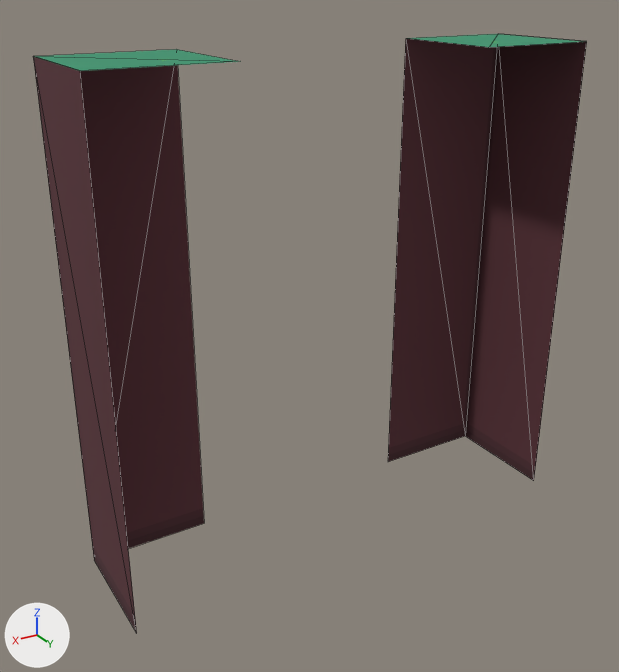
The glTF model Global_Resources/Mapping/3D/Below/Broko_Town/Exterior/Water_1/Models/Pit_Corner_Down.glb: old version first, new version second.
Rendered twice from a camera (50 mm lens) standing at (0.867, 1.731, 1.132) and looking at (0.049, 0.37, 0.451). The axes (+X, +Y, +Z) are drawn at lower left. The lights are the same throughout. The older version comes first. Mesh edges are drawn as thin lines. Vertices at exactly the same position are counted once.

Script lines for the objects in view, before the commit:
```python
me_water_1_pit_corner_down = bpy.data.meshes.new('Water_1_Pit_Corner_Down')
me_water_1_pit_corner_down.from_pydata(...)  # 24 vertices, 14 faces; spans x -0.5..0.5, y 0.25..0.5, z 0.0..1.0
# faces by material slot: [4, 4, 6]
me_water_1_pit_corner_down.materials.append(mat_water_1_side_down_left)  # picture img_side_down_left
me_water_1_pit_corner_down.materials.append(mat_water_1_side_down_right)  # picture img_side_down_right
me_water_1_pit_corner_down.materials.append(mat_water_1_pit_top_down_right)  # picture img_pit_top_down_right
# before: 1 (0.5, 0.5, 1.0) at pixel (80, 70), 2 (0.5, 0.25, 1.0) at pixel (33, 56), 3 (0.5, 0.25, 0.0) at pixel (94, 560), 8 (0.25, 0.25, 1.0) at pixel (176, 49), 9 (0.5, 0.25, 1.0) at pixel (33, 56)
# before: 10 (0.5, 0.25, 0.0) at pixel (94, 560), 11 (0.25, 0.25, 0.0) at pixel (204, 523), 16 (0.5, 0.25, 1.0) at pixel (33, 56), 17 (0.25, 0.5, 1.0) at pixel (240, 61), 18 (0.5, 0.5, 1.0) at pixel (80, 70)
# before: 19 (0.25, 0.5, 1.0) at pixel (240, 61)
# before: 5 (-0.5, 0.5, 1.0) at pixel (586, 41), 6 (-0.5, 0.25, 1.0) at pixel (498, 33), 7 (-0.5, 0.25, 0.0) at pixel (465, 436), 12 (-0.25, 0.25, 1.0) at pixel (405, 38), 13 (-0.5, 0.25, 1.0) at pixel (498, 33)
# before: 14 (-0.5, 0.25, 0.0) at pixel (465, 436), 15 (-0.25, 0.25, 0.0) at pixel (387, 462), 20 (-0.5, 0.25, 1.0) at pixel (498, 33), 21 (-0.25, 0.5, 1.0) at pixel (489, 47), 22 (-0.5, 0.5, 1.0) at pixel (586, 41)
# before: 23 (-0.25, 0.5, 1.0) at pixel (489, 47)
ob_water_1_pit_corner_down = bpy.data.objects.new('Water_1_Pit_Corner_Down', me_water_1_pit_corner_down)
ob_water_1_pit_corner_down.location = (0.0, 0.0, 0.0)
```
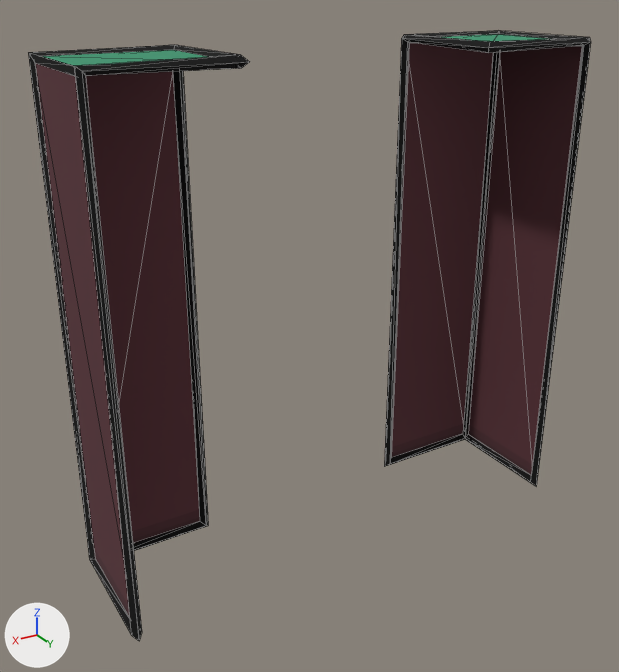
Where the change shows, as pixel boxes (x1, y1, x2, y2) in the pictures (619 x 672 px; the box of a moved part takes in the faces that stretch with it):
'Water_1_Pit_Corner_Down', reshaped
    before: (33, 34, 587, 633)
    after: (28, 31, 591, 641)
part 1 of me_water_1_pit_corner_down, added
    after: (28, 45, 249, 641)
part 2 of me_water_1_pit_corner_down, added
    after: (384, 31, 591, 486)
part 3 of me_water_1_pit_corner_down, moved or reshaped
    before: (34, 49, 240, 549)
    after: (42, 50, 207, 543)
part 4 of me_water_1_pit_corner_down, moved or reshaped
    before: (388, 34, 586, 462)
    after: (391, 34, 546, 457)

The edits, one by one:
Material 'Outline' (mat_outline) is new.
Its base color is (0.0, 0.0, 0.0) (black #000000).
Its roughness is 1.0.
me_water_1_pit_corner_down is used by ob_water_1_pit_corner_down; location (0.0, 0.0, 0.0).
Verts and faces of me_water_1_pit_corner_down; kept vertices keep their numbers, new ones are numbered from 24.
me_water_1_pit_corner_down had 24 vertices, 14 faces and spanned x -0.5..0.5, y 0.25..0.5, z 0.0..1.0.
me_water_1_pit_corner_down now has 78 vertices, 156 faces and spans x -0.51..0.51, y 0.24..0.51, z -0.01..1.01.
me_water_1_pit_corner_down part 1: a new loose piece of 32 vertices spanning x 0.24..0.51, y 0.24..0.51, z -0.01..1.01, in mat_outline (black #000000).
me_water_1_pit_corner_down part 2: a new loose piece of 32 vertices spanning x -0.51..-0.24, y 0.24..0.51, z -0.01..1.01, in mat_outline (black #000000).
Part 3, on me_water_1_pit_corner_down:
Vertices deleted: 9, 10, 16, 18, 19 (with the faces that use them).
New faces: (3, 8, 11), (2, 8, 3) (mat_water_1_side_down_right (picture img_side_down_right)).
New faces: (2, 17, 8), (1, 17, 2) (mat_water_1_pit_top_down_right (picture img_pit_top_down_right)).
Part 4, on me_water_1_pit_corner_down:
Vertices deleted: 13, 14, 20, 22, 23 (with the faces that use them).
New faces: (6, 7, 12), (7, 15, 12) (mat_water_1_side_down_right (picture img_side_down_right)).
New faces: (6, 12, 21), (5, 6, 21) (mat_water_1_pit_top_down_right (picture img_pit_top_down_right)).
me_water_1_pit_corner_down gains material mat_outline (black #000000).
